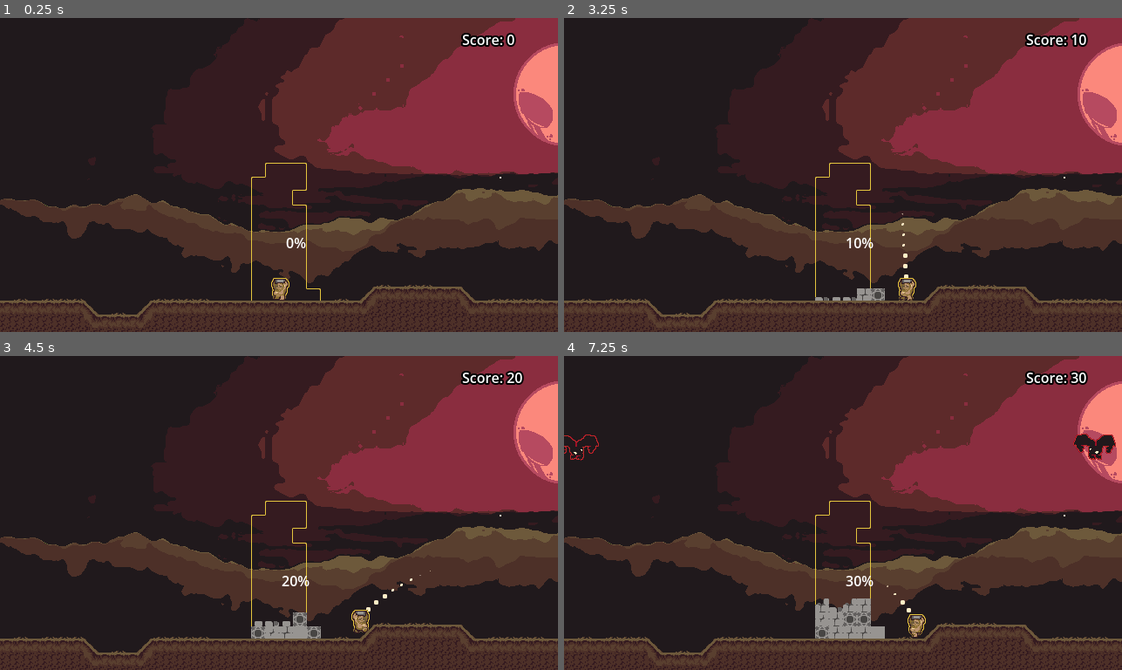
Above: before the commit, frames 1-4 (two rows, left to right).
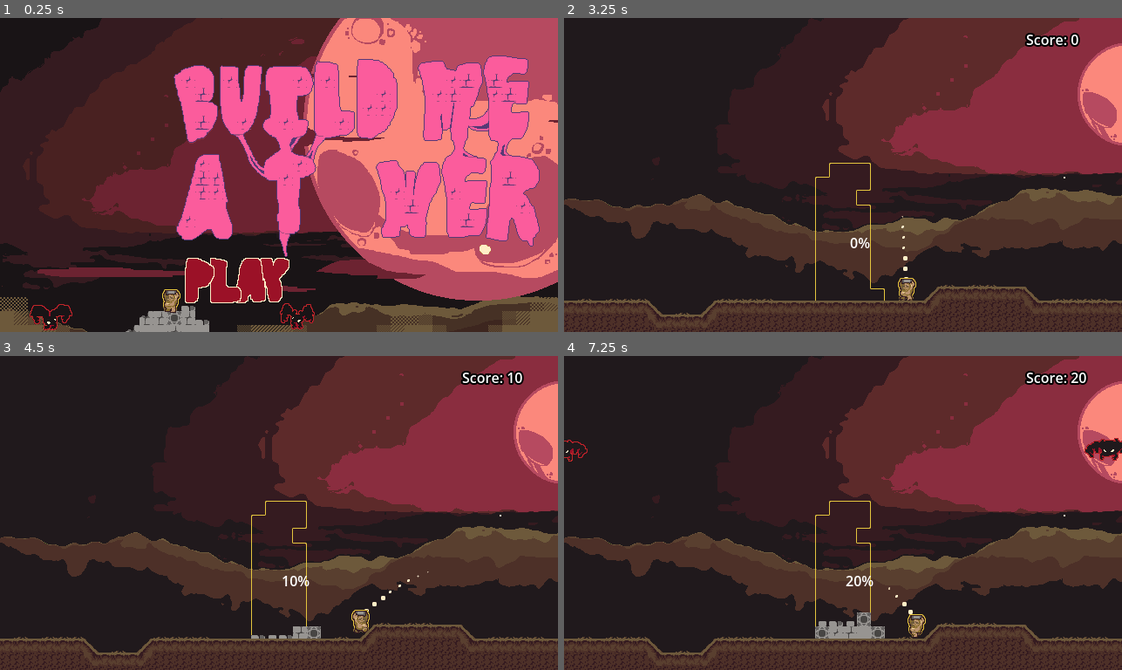
Above: after the commit, the same moments.

Repository: Platinumaniac/brickbat
Game: Godot game, scene res://src/core/game/Game.tscn
The game is run twice, just before and just after one commit, with the same random seed, the same clock (stepped at 60 frames per second) and the same inputs. The engine's default icon, where the game draws it, is replaced by a stand-in: a white triangle on a blue panel in a dark square. Sound files missing from this copy of the repository are replaced by a short silence.
Inputs (mouse positions are in pixels of both pictures, inside the frame that each line leads up to):
- Up to frame 1 (0.25 s): no input
- Up to frame 2 (3.25 s): click (798, 281) at 0.52 s; move the mouse to (965, 159) at 1.27 s; hold D (move_right) 1.28-2.78 s; tap Q (q) at 1.35, 2.1, 3.05 s; move the mouse to (731, 190) at 2.02 s; move the mouse to (898, 105) at 2.77 s; hold A (move_left) from 2.78 s (still down); hold Space (space) from 2.78 s (still down)
- Up to frame 3 (4.5 s): move the mouse to (251, 575) at 3.52 s; release A (move_left) at 3.53 s; release Space (space) at 3.53 s; hold D (move_right) from 3.53 s (still down); click (251, 575) at 3.6 s; tap Q (q) at 3.8, 4.35 s; move the mouse to (446, 560) at 4.27 s
- Up to frame 4 (7.25 s): move the mouse to (675, 465) at 5.02 s; release D (move_right) at 5.03 s; hold A (move_left) 5.03-5.78 s; tap Q (q) at 5.1, 6.05, 6.8 s; move the mouse to (870, 513) at 5.77 s; hold D (move_right) 5.78-6.53 s; hold Space (space) 5.78-6.53 s; move the mouse to (759, 434) at 6.52 s; hold A (move_left) from 6.53 s (still down); click (759, 434) at 6.6 s

The runs differ from the first frame. In frame 1, 73% of the frame differs, in the area x 0-100%, y 0-100%; in frame 2, 0.5%; in frame 3, 0.6%; in frame 4, 1.3%.

Commit message:
about 10 mins before it

Diff:
--- a/src/core/game/game.gd
+++ b/src/core/game/game.gd
@@ -13,11 +13,14 @@
 var _player: Player
 var _current_stage: Stage
 
+static var _has_readied: bool = false
+
 func _ready() -> void:
-	if !Debug.bypass_title:
-		SignalBus.play_clicked.connect(_start_game)
-	else:
+	if _has_readied:
 		_start_game()
+		return
+	_has_readied = true
+	SignalBus.play_clicked.connect(_start_game)
 
 func _init_player() -> void:
 	var player_scene = ResourceLoader.load(_player_uid, "PackedScene") as PackedScene
--- a/src/gameplay/stage/stage.gd
+++ b/src/gameplay/stage/stage.gd
@@ -31,7 +31,8 @@
 
 func _on_building_destroyed(building: Building) -> void:
 	get_tree().call_group("shake_camera", "add_trauma", 1.2)
-	_check_level_end()
+	_lose()
+	#_check_level_end()
 
 func _check_level_end() -> void:
 	if _level_over:
@@ -45,6 +46,7 @@
 	_level_over = true
 	if any_destroyed:
 		_lose()
+		print("a")
 	else:
 		_win()
 
@@ -59,7 +61,6 @@
 	get_tree().paused = true
 	$Label2.fade_in(0.4)
 	can_restart = true
-
 func _on_animation_player_animation_finished(anim_name: StringName) -> void:
 	match anim_name:
 		"WinAnim":
Not shown, added: export_presets.cfg
